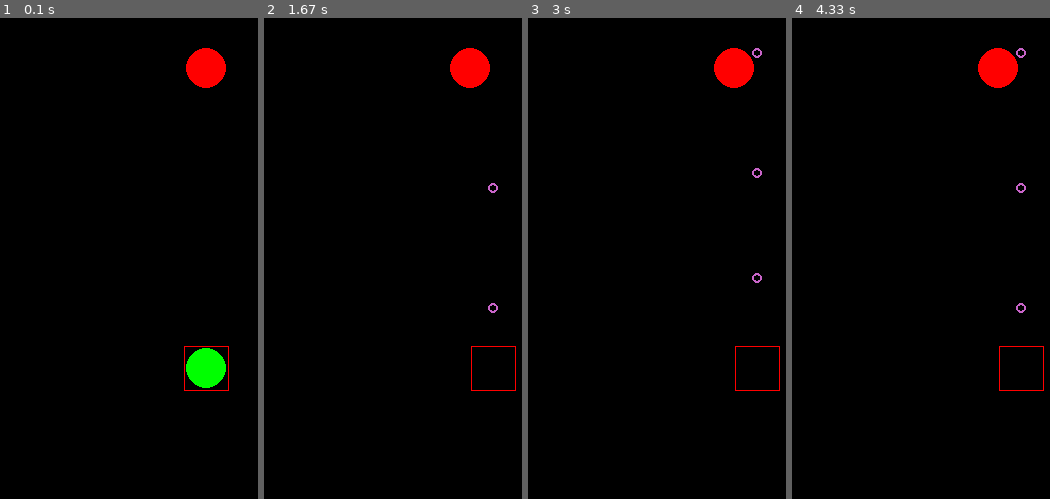
Above: before the commit, frames 1-4 (left to right).
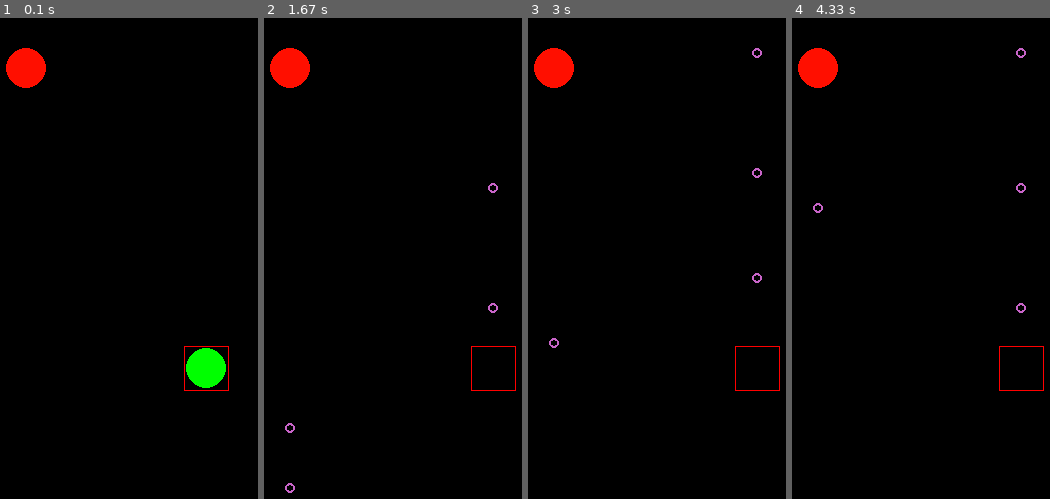
Above: after the commit, the same moments.

Repository: timoogo/pygame_space-invader
Game: pygame game, started from __main__.py
Same seed, same stepped clock (60 frames per second), same inputs: the game is played once before the commit and once after it.
Inputs:
- Up to frame 1 (0.1 s): no input
- Up to frame 2 (1.67 s): hold B 0.33-0.8 s; hold Right 0.33-0.8 s; tap K at 0.83 s; hold Right 1.17-1.63 s; tap Space at 1.23, 1.53 s; tap D at 1.32 s
- Up to frame 3 (3 s): hold Right 1.67-2.13 s; tap Space at 1.73, 2.03, 2.23, 2.53, 2.8 s; hold Left 2.17-2.7 s; tap B at 2.32 s; hold Left from 2.73 s (still down); tap D at 2.88 s
- Up to frame 4 (4.33 s): tap Space at 3.1, 3.23, 3.53, 3.9, 4.2 s; release Left at 3.13 s; hold Right 3.17-3.8 s; hold Left 3.83-4.3 s; tap B at 3.98 s

The runs differ from the first frame. In frame 1, 2.0% of the frame differs, in the area x 2-88%, y 6-15%; in frame 2, 2.1%, in the area x 2-88%, y 6-99%; in frame 3, 2.0%; in frame 4, 2.0%.

Commit message:
enemy shot

Diff:
--- a/Enemy.py
+++ b/Enemy.py
@@ -4,35 +4,59 @@
 
 class Enemy:
     def __init__(self, screen, player, tab_enemies):
+        self.cooldown_between_shots = 200
+
+        self.last_fire = 0
         self.screen = screen
         self.speed = 50
-        self.pos = [250, 50]
+        self.position = [250, 50]
         self.state = True
-        self.last = pygame.time.get_ticks()
-        self.cd = 62
         self.bulletColor = (255, 0, 0)
         self.bulletPos = [250, 55]
         self.enemyColor = (255, 15, 0)
         self.radius = 20
         self.player = player
-        self.projectiles = []
         self.tab_enemies = tab_enemies
+        self.projectiles: list[Projectile] = []
+        self.tab_enemies = tab_enemies
+        self.cooldown_between_shots = 200
+        self.last_fire = 0
+    def Draw(self):
+        pygame.draw.circle(self.screen, self.enemyColor, self.position, self.radius)
+        self.Update()
+        for p in self.projectiles:
+            p.Draw()
 
+    def Update(self):
+        self.OnMoveEvent()
+        self.OnShootEvent()
+        for p in self.projectiles:
+            p.Move()
+            if p.position[1] > 0:
+                del p
 
-    def Draw(self):
-        pygame.draw.circle(self.screen, self.bulletColor, self.pos, self.radius)
-        pygame.draw.circle(self.screen, self.bulletColor, self.bulletPos, self.radius/5)
+    def OnMoveEvent(self):
+        if self.position[0] <= self.screen.get_width() / 2:
+            self.Move(-1)
+        if self.position[0] >= self.screen.get_width() / 2:
+            self.Move(1)
 
+    def Move(self, vec_dir):
+        if self.state:
+            self.position[0] += vec_dir * self.speed
+            if self.position[0] <= 0 + self.radius:
+                self.position[0] = self.radius
+                self.Move(1)
+            if self.position[0] >= self.screen.get_width() - self.radius:
+                self.position[0] = self.screen.get_width() - self.radius
+                self.Move(-1)
 
-
-    def Move(self, dir):
-        self.pos[0] += dir * self.speed
-        print(self.speed)
-
-    def Shoot(self):
-        now = pygame.time.get_ticks()
-        print(now - self.last)
-        if now - self.last >= self.cd:
-            print("enemy shot2")
-            self.last = now
-            self.projectiles.append(Projectile(self.pos, self.screen, "Enemy"))
+    def OnShootEvent(self):
+        keys = pygame.key.get_pressed()
+        if keys[pygame.K_b]:
+            now = pygame.time.get_ticks()
+            if now - self.last_fire >= self.cooldown_between_shots:
+                print(f'{now} is shot')
+                self.last_fire = now
+                start_projectile_pos = [*self.position]  # unpacking
+                self.projectiles.append(Projectile(start_projectile_pos, self.screen, owner="enemy"))
--- a/Player.py
+++ b/Player.py
@@ -4,27 +4,31 @@
 
 class Player:
     def __init__(self, screen, tab_enemies):
-        self.speed = 0.75
+        ### SOME REQUIRED CALC ###
         self.screen_x = screen.get_width()
         self.screen_y = screen.get_height()
         self.offset_y = 150
-
+        ### SCREEN ###
         self.screen = screen
+        ### PLAYER STATS
+        self.speed = 0.75
         self.position = [int(self.screen_x / 2), int(self.screen_y - self.offset_y)]
         self.alive = True
+
+
         self.debug = False
-        self.cooldown_between_shots = 200
+        ### PLAYER COLORS AND DEBUG COLLISIONS###
         self.radius = 20
         self.player_color = (0, 255, 0)
         self.debug_collision_color = (255, 0, 0)
-
         self.debug_death_color = (0, 0, 0)
         self.collision_offset = [22, 22]
         self.debug_collision_offset = 45
+        ### PROJECTILES / SHOOT ###
         self.projectiles: list[Projectile] = []
         self.tab_enemies = tab_enemies
+        self.cooldown_between_shots = 200
         self.last_fire = 0
-
 
     def Draw(self):
         pygame.draw.circle(self.screen, self.player_color, self.position, self.radius)
@@ -32,9 +36,8 @@
             pygame.draw.rect(self.screen, self.debug_death_color, (0, 300, self.screen_x, 600))
 
         self.Update()
-        for s in self.projectiles:
-            s.Draw()
-
+        for p in self.projectiles:
+            p.Draw()
 
     def Update(self):
         self.OnMoveEvent()
@@ -45,12 +48,19 @@
             p.Move()
             if p.position[1] > 0:
                 del p
+
     def CollisionArea(self):
-        debug_collision_area = [self.position[0] - self.collision_offset[0],
-                                self.position[1] - self.collision_offset[1]]
-        pygame.draw.rect(self.screen, self.debug_collision_color,
-                         pygame.Rect(*debug_collision_area, self.debug_collision_offset,
-                                     self.debug_collision_offset), 1)
+        debug_collision_area = [self.position[0] - self.collision_offset[0], self.position[1] - self.collision_offset[1]]
+        pygame.draw.rect(self.screen, self.debug_collision_color, pygame.Rect(*debug_collision_area, self.debug_collision_offset, self.debug_collision_offset), 1)
+
+    def Move(self, vec_dir):
+        if self.alive:
+            self.position[0] += vec_dir * self.speed
+            if self.position[0] <= 0 + self.radius:
+                self.position[0] = self.radius
+            if self.position[0] >= self.screen_x - self.radius:
+                self.position[0] = self.screen_x - self.radius
+
     def OnMoveEvent(self):
         keys = pygame.key.get_pressed()
         if keys[pygame.K_q] or keys[pygame.K_LEFT]:
@@ -67,25 +77,16 @@
             print(self.alive)
             self.alive = True
 
-    def Move(self, vec_dir):
-        if self.alive:
-
-            self.position[0] += vec_dir * self.speed
-            if self.position[0] <= 0 + self.radius:
-                self.position[0] = self.radius
-            if self.position[0] >= self.screen_x - self.radius:
-                self.position[0] = self.screen_x - self.radius
-
-    def Die(self):
-        if self.alive and self.debug:
-            self.alive = False
-            print(self.alive)
-
     def OnShootEvent(self):
         keys = pygame.key.get_pressed()
         if keys[pygame.K_SPACE]:
             now = pygame.time.get_ticks()
             if now - self.last_fire >= self.cooldown_between_shots:
                 self.last_fire = now
-                start_projectile_pos= [*self.position] # unpacking
+                start_projectile_pos = [*self.position]  # unpacking
                 self.projectiles.append(Projectile(start_projectile_pos, self.screen, owner="player"))
+
+    def Die(self):
+        if self.alive and self.debug:
+            self.alive = False
+            print(self.alive)
--- a/Projectile.py
+++ b/Projectile.py
@@ -20,5 +20,5 @@
     def Move(self):
         if self.owner == "player":
             self.position[1] -= self.speed
-        else:
-            self.position[1]  += self.speed
+        elif self.owner == "enemy":
+            self.position[1] += self.speed
--- a/__main__.py
+++ b/__main__.py
@@ -21,6 +21,9 @@
 player = Player(screen, tab_enemies)
 enemy = Enemy(screen,player,  tab_enemies)
 tab_enemies.append(Enemy(screen, player, tab_enemies))
+
+
+
 while game_is_running:
     screen.fill((0, 0, 0))
     i += 1
@@ -28,9 +31,12 @@
     for event in pygame.event.get():
        # enemy.Shoot()
         player.Update()
+        enemy.Update()
+
         if event.type == pygame.QUIT:
             game_is_running = False
-
-    player.Draw()
-    enemy.Draw()
+    for to_draw in [player, enemy]:
+        to_draw.Draw()
+    # player.Draw()
+    # enemy.Draw()
     pygame.display.flip()
